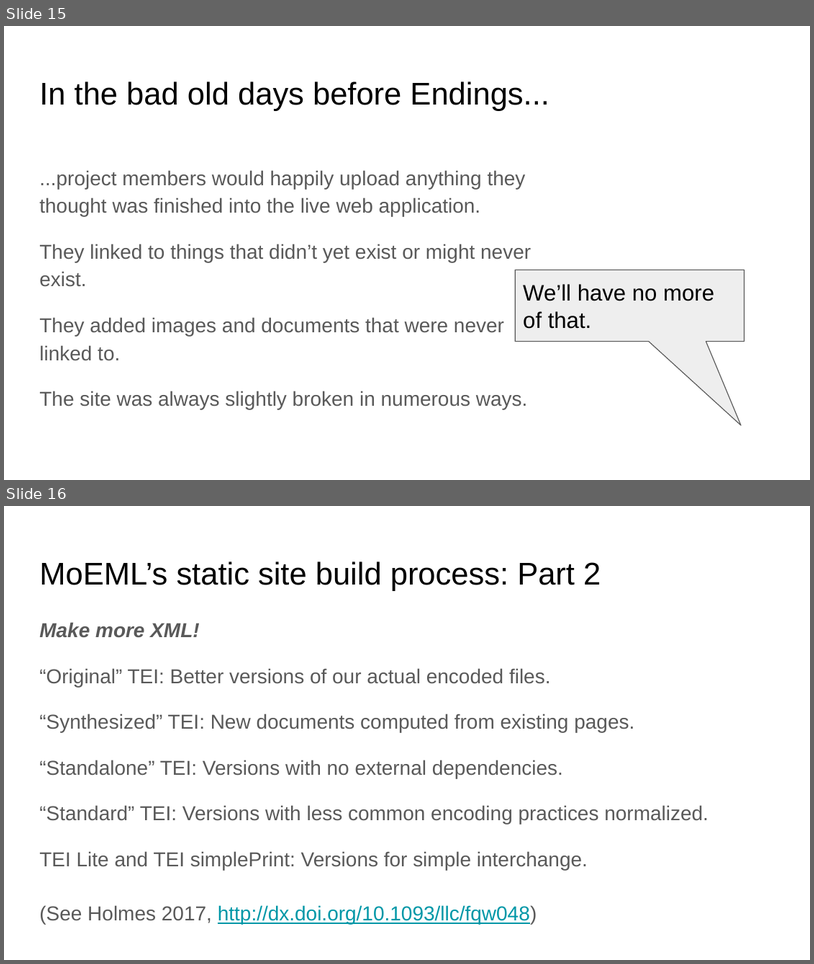
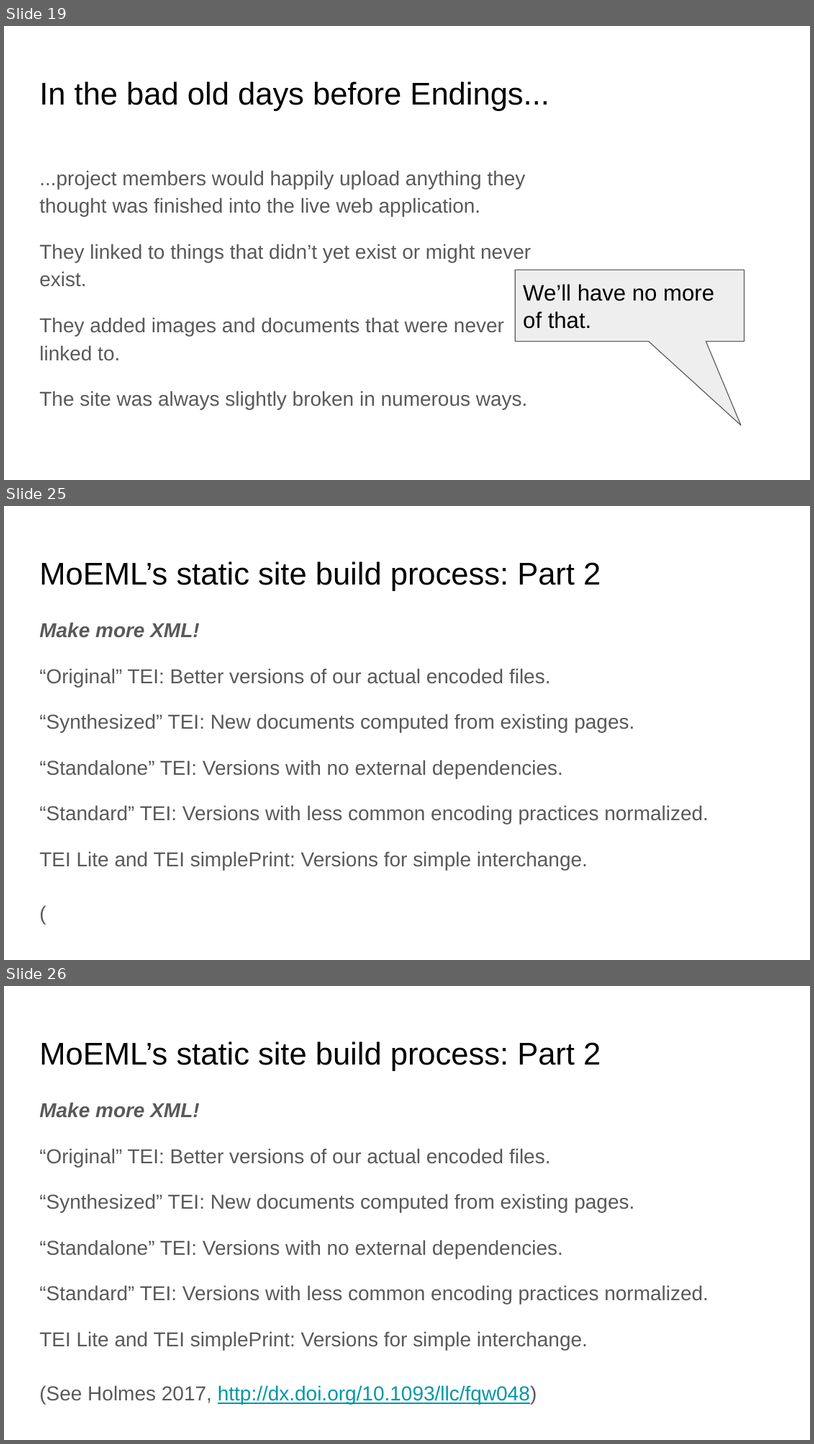
Before and after one commit to projectEndings/Endings, a slide deck: presentations/tei_2019/thePrefabricatedWebsite.odp. Shown one above the other, each under a label of ours: slides 15 and 16 before the commit, slides 19, 25 and 26 after it; the slides between them are not shown. The pictures are 814x964 and 814x1444 pixels, drawn with LibreOffice and Linux fonts; fonts in the diff are those of the drawing; background and template pictures are left out. Boxes give left, top, right and bottom in pixels: in the first picture for what was removed or moved away, otherwise in the second. Text is boxed around its words. In the diff, an @@ line names an element or a change of style, - is before the commit and + after.

```diff
--- a/presentations/tei_2019/thePrefabricatedWebsite.odp
+++ b/presentations/tei_2019/thePrefabricatedWebsite.odp
@@ slide 25 added at (x1=4, y1=506, x2=810, y2=960), background #FFFFFF @@
@@ title added at (x1=39, y1=561, x2=601, y2=591), 28 pt, text #000000 @@
+MoEML’s static site build process: Part 2
@@ text added at (x1=39, y1=622, x2=709, y2=870), 18 pt, text #595959 @@
+Make more XML!
+“Original” TEI: Better versions of our actual encoded files.
+“Synthesized” TEI: New documents computed from existing pages.
+“Standalone” TEI: Versions with no external dependencies.
+“Standard” TEI: Versions with less common encoding practices normalized.
+TEI Lite and TEI simplePrint: Versions for simple interchange.
+(
@@ what was slide 15 is now slide 19 @@
@@ what was slide 16 is now slide 26 @@
```
Also in this commit, not shown: 4 slides changed, 14 other slides added, 2 other files.
